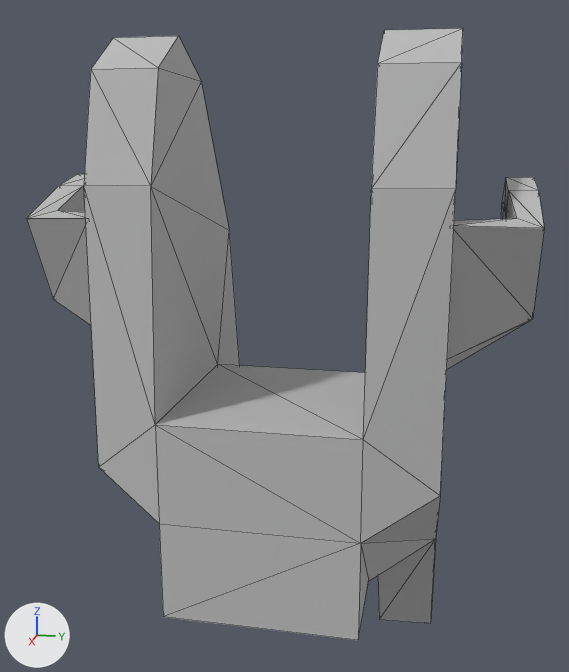
The glTF model atlas/meshes/ltorso.gltf: old version first, new version second.
Before and after are seen from a camera (50 mm lens) standing at (0.1528, 0.0313, 0.1591) and looking at (-0.0199, -0.0032, 0.1159). The axes (+X, +Y, +Z) are drawn at lower left. The lights are the same throughout. Mesh edges are drawn as thin lines.

Objects in the first picture: 'Node'.
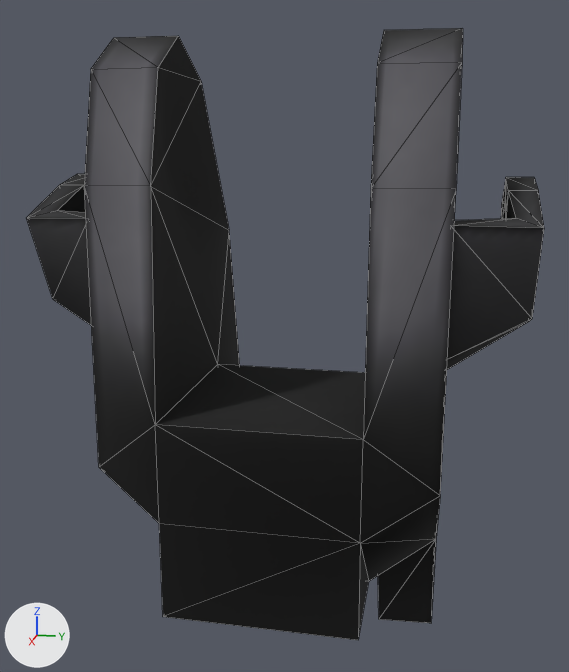
Changed parts and their boxes [x1, y1, x2, y2] in the pictures (569 x 672 px):
part 1 of me_node_mesh, recoloured (grey to black): [26, 28, 544, 640] in both

The edits, one by one:
Picture 'extremities_diffuse_unplugged_mit' (img_extremities_diffuse_unplugged_mit) is new.
Material 'drc_extremities_diffuse.006' (mat_drc_extremities_diffuse_006) is new.
Its texture is img_extremities_diffuse_unplugged_mit.
Its roughness is 0.998.
me_node_mesh has 132 vertices, 244 faces and spans x -0.056..0.022, y -0.048..0.048, z 0.028..0.179.
me_node_mesh is used by ob_node; location (0.0, 0.0, 0.0).
me_node_mesh part 1: 241 faces spanning x -0.056..0.022, y -0.048..0.048, z 0.028..0.179 switch from mat_default (grey #bcbcbc) to mat_drc_extremities_diffuse_006 (picture img_extremities_diffuse_unplugged_mit).
